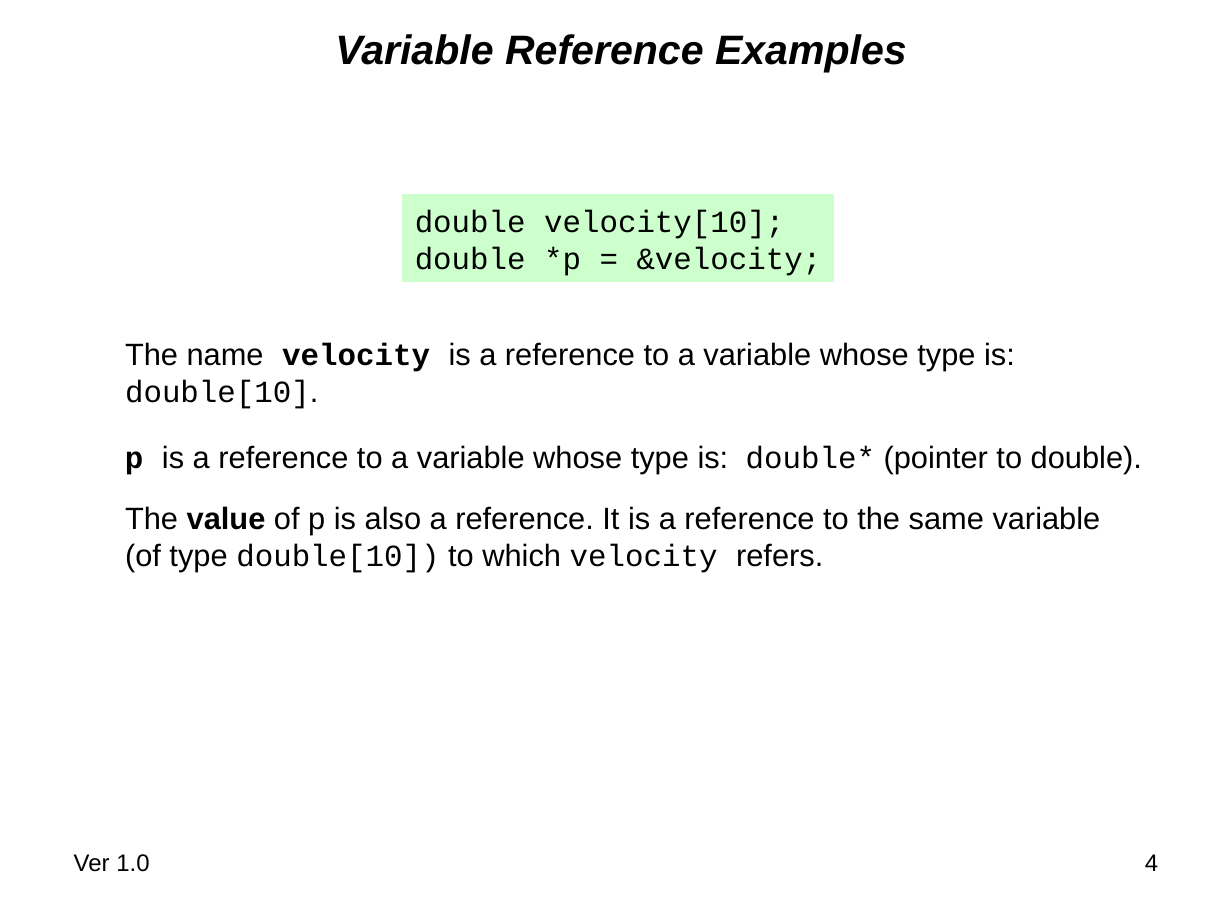
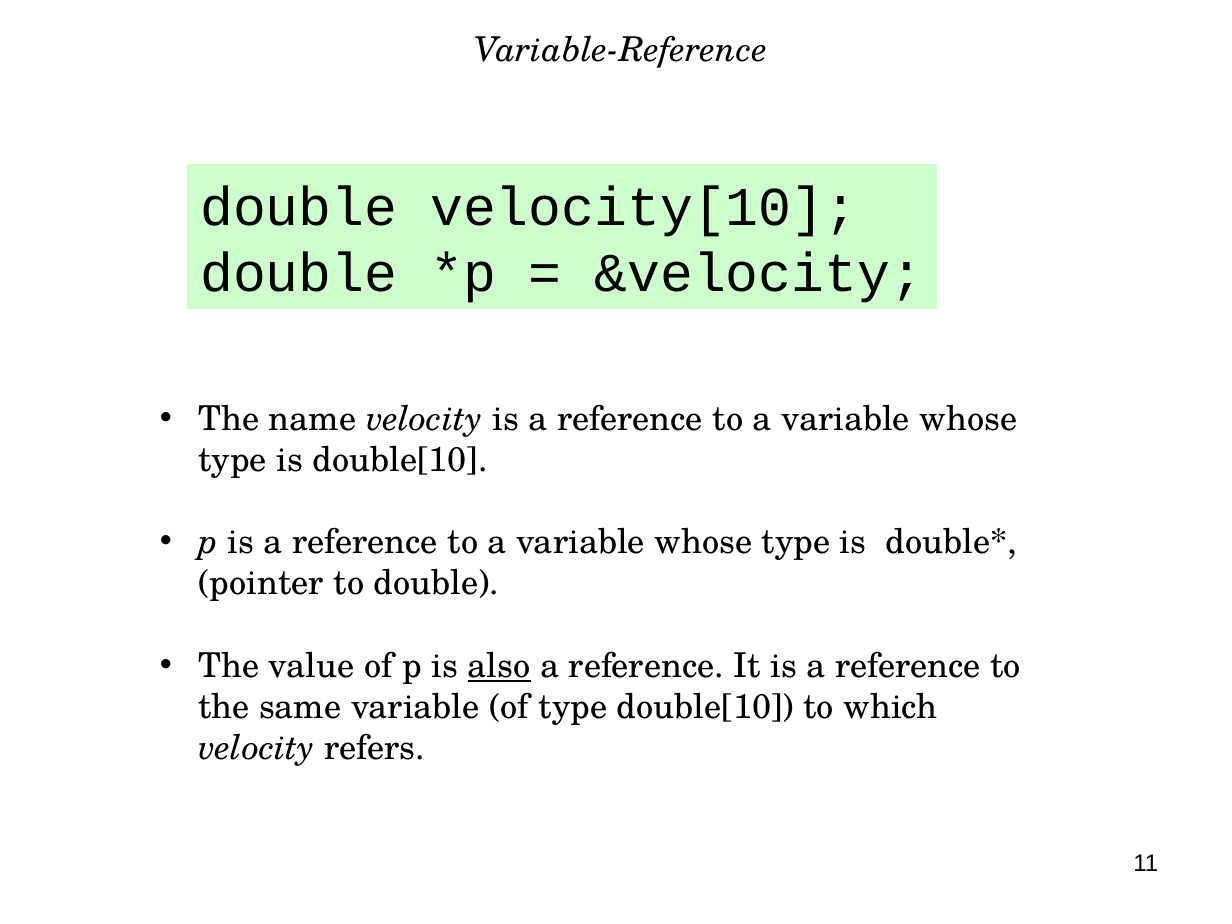
Before and after one commit to nasa/trick, a slide deck: slide 11 of share/doc/trick/Basics_of_Program_Memory_and_Variables.ppt (slide 4 before the commit). Drawn at 1232x924 pixels with LibreOffice and Linux fonts; fonts in the diff are those of the drawing; background and template pictures are left out. Boxes give left, top, right and bottom in pixels: in the first picture for what was removed or moved away, otherwise in the second. Text is boxed around its words. In the diff, an @@ line names an element or a change of style, - is before the commit and + after.

Commit message:
Update Basics_of_Program_Memory_and_Variables in preparation for interns. Ref #974

```diff
--- a/share/doc/trick/Basics_of_Program_Memory_and_Variables.ppt
+++ b/share/doc/trick/Basics_of_Program_Memory_and_Variables.ppt
@@ title at (x1=475, y1=35, x2=768, y2=68): text changed; size 24 to 20 pt; font Arial to TeX Gyre Schola; bold off @@
-Variable Reference Examples
+Variable-Reference
@@ rectangle "double velocity[10];" resized from (x1=403, y1=195, x2=834, y2=281) to (x1=188, y1=164, x2=936, y2=308) @@
@@ rectangle "double velocity[10];" at (x1=188, y1=164, x2=936, y2=308): size 18 to 32 pt @@
@@ text removed at (x1=125, y1=342, x2=1015, y2=409) @@
-The name velocity is a reference to a variable whose type is: double[10].
@@ text "The name velocity is a ..." moved from (x1=125, y1=506, x2=1101, y2=573) to (x1=198, y1=404, x2=1021, y2=766) @@
@@ text at (x1=198, y1=404, x2=1018, y2=601): paragraphs added @@
+• The name velocity is a reference to a variable whose type is double[10].
+• p is a reference to a variable whose type is double*, (pointer to double).
@@ text removed at (x1=125, y1=445, x2=1142, y2=475) @@
-p is a reference to a variable whose type is: double* (pointer to double).
@@ text at (x1=198, y1=651, x2=1021, y2=766): size 18 to 20 pt, font Arial to TeX Gyre Schola in "The value of p is also a ..."; font Courier New to TeX Gyre Schola in "double[10]) velocity"; bold off in "value"; italic on in "velocity"; underline on in "also"; bullet none to • @@
@@ text removed at (x1=74, y1=854, x2=149, y2=872) @@
-Ver 1.0
@@ page number at (x1=1133, y1=854, x2=1158, y2=871): text changed @@
-4
+11
```
Also in this commit, not shown: 25 other slides changed, 24 slides added, 10 slides removed, 1 other file.
